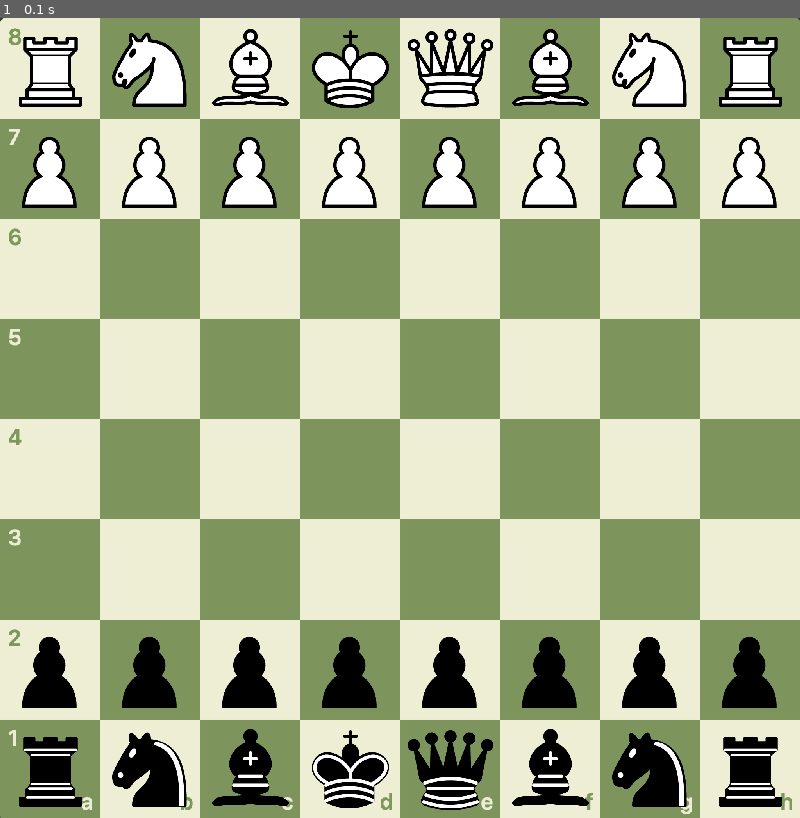
Above: before the commit, frame 1.
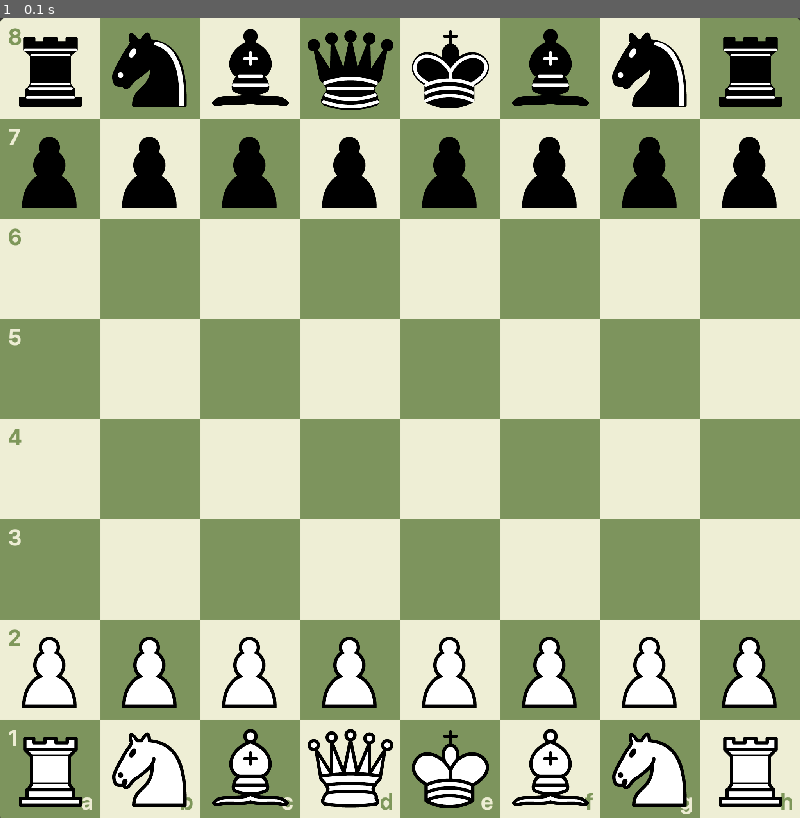
Above: after the commit, the same moment.

Repository: star14ms/Chess_AI
Game: pygame game, started from main.py
The game is run twice, just before and just after one commit, with the same random seed, the same clock (stepped at 60 frames per second) and the same inputs.
Inputs:
- Up to frame 1 (0.1 s): no input

The runs differ from the first frame. In frame 1, 11% of the frame differs, in the area x 2-98%, y 1-99%.

Commit message:
pygame 체스 보드 표현, BGM 추가

Diff:
--- a/main.py
+++ b/main.py
@@ -37,49 +37,51 @@
 img_pawn_w = pygame.image.load("img\pawn_w.png")
 img_pawn_w = pygame.transform.scale(img_pawn_w,(100,100))
 
+# 대전 BGM
+pygame.mixer.music.load("bgm\Gyakuten_Kenji_2_Showdown_Suite.wav")
+
 # 게임 창 띄우기
 screen = pygame.display.set_mode((800,800))
 pygame.display.set_caption("와! 체스!") # 창 제목
-quit = False
 
 # 보드 초기화 함수
 def do_init(): # 판에 말 세팅해놓는 함수
 
-    rook_w1 = Rook(board, 0, 0, False)
-    knight_w1 = Knight(board, 0, 1, False) # (1,0) 좌표에 백색 나이트 생성
-    bishop_ww = Bishop(board, 0, 2, False)
-    king_w = King(board, 0, 3, False)
-    queen_w = Queen(board, 0, 4, False)
-    bishop_wb = Bishop(board, 0, 5, False)
-    knight_w2 = Knight(board, 0, 6, False)
-    rook_w2 = Rook(board, 0, 7, False)
+    rook_b1 = Rook(board, 0, 0, True)
+    knight_b1 = Knight(board, 0, 1, True) #(1,0)좌표에 흑색 나이트 생성
+    bishop_bb = Bishop(board, 0, 2, True)
+    queen_b = Queen(board, 0, 3, True)
+    king_b = King(board, 0, 4, True)
+    bishop_bw = Bishop(board, 0, 5, True)
+    knight_b2 = Knight(board, 0, 6, True)
+    rook_b2 = Rook(board, 0, 7, True)
 
-    pawn_w1 = Pawn(board, 1, 0, False) #(0,1)좌표에 백색 폰 생성
-    pawn_w2 = Pawn(board, 1, 1, False)
-    pawn_w3 = Pawn(board, 1, 2, False)
-    pawn_w4 = Pawn(board, 1, 3, False)
-    pawn_w5 = Pawn(board, 1, 4, False)
-    pawn_w6 = Pawn(board, 1, 5, False)
-    pawn_w7 = Pawn(board, 1, 6, False)
-    pawn_w8 = Pawn(board, 1, 7, False)
+    pawn_b1 = Pawn(board, 1, 0, True) #(0,1)좌표에 흑색 폰 생성
+    pawn_b2 = Pawn(board, 1, 1, True)
+    pawn_b3 = Pawn(board, 1, 2, True)
+    pawn_b4 = Pawn(board, 1, 3, True)
+    pawn_b5 = Pawn(board, 1, 4, True)
+    pawn_b6 = Pawn(board, 1, 5, True)
+    pawn_b7 = Pawn(board, 1, 6, True)
+    pawn_b8 = Pawn(board, 1, 7, True)
 
-    pawn_b1 = Pawn(board, 6, 0, True) #(0,6)좌표에 흑색 폰 생성
-    pawn_b2 = Pawn(board, 6, 1, True)
-    pawn_b3 = Pawn(board, 6, 2, True)
-    pawn_b4 = Pawn(board, 6, 3, True)
-    pawn_b5 = Pawn(board, 6, 4, True)
-    pawn_b6 = Pawn(board, 6, 5, True)
-    pawn_b7 = Pawn(board, 6, 6, True)
-    pawn_b8 = Pawn(board, 6, 7, True)
+    pawn_w1 = Pawn(board, 6, 0, False)
+    pawn_w2 = Pawn(board, 6, 1, False)
+    pawn_w3 = Pawn(board, 6, 2, False)
+    pawn_w4 = Pawn(board, 6, 3, False)
+    pawn_w5 = Pawn(board, 6, 4, False)
+    pawn_w6 = Pawn(board, 6, 5, False)
+    pawn_w7 = Pawn(board, 6, 6, False)
+    pawn_w8 = Pawn(board, 6, 7, False)
 
-    rook_b1 = Rook(board, 7, 0, True)
-    knight_b1 = Knight(board, 7, 1, True)
-    bishop_bb = Bishop(board, 7, 2, True)
-    king_b = King(board, 7, 3, True)
-    queen_b = Queen(board, 7, 4, True)
-    bishop_bw = Bishop(board, 7, 5, True)
-    knight_b2 = Knight(board, 7, 6, True)
-    rook_b2 = Rook(board, 7, 7, True)
+    rook_w1 = Rook(board, 7, 0, False)
+    knight_w1 = Knight(board, 7, 1, False) # (1,7) 좌표에 백색 나이트 생성
+    bishop_ww = Bishop(board, 7, 2, False)
+    queen_w = Queen(board, 7, 3, False)
+    king_w = King(board, 7, 4, False)
+    bishop_wb = Bishop(board, 7, 5, False)
+    knight_w2 = Knight(board, 7, 6, False)
+    rook_w2 = Rook(board, 7, 7, False)
 
 def screen_blit_initialized_board(): # 판과 세팅된 말 이미지를 띄우는 함수
 
@@ -87,30 +89,32 @@
     screen.blit(img_board,(0,0))
 
     # 흑의 말들
-    screen.blit(img_rook_w,(0,0))
-    screen.blit(img_knight_w,(100,0))
-    screen.blit(img_bishop_w,(200,0))
-    screen.blit(img_king_w,(300,0))
-    screen.blit(img_queen_w,(400,0))
-    screen.blit(img_bishop_w,(500,0))
-    screen.blit(img_knight_w,(600,0))
-    screen.blit(img_rook_w,(700,0))
+    screen.blit(img_rook_b,(0,0))
+    screen.blit(img_knight_b,(100,0))
+    screen.blit(img_bishop_b,(200,0))
+    screen.blit(img_queen_b,(300,0))
+    screen.blit(img_king_b,(400,0))
+    screen.blit(img_bishop_b,(500,0))
+    screen.blit(img_knight_b,(600,0))
+    screen.blit(img_rook_b,(700,0))
 
     for x in range(0, 1000, 100):
-        screen.blit(img_pawn_w,(x,100))
+        screen.blit(img_pawn_b,(x,100))
 
     # 백의 말들
-    screen.blit(img_rook_b,(0,700))
-    screen.blit(img_knight_b,(100,700))
-    screen.blit(img_bishop_b,(200,700))
-    screen.blit(img_king_b,(300,700))
-    screen.blit(img_queen_b,(400,700))
-    screen.blit(img_bishop_b,(500,700))
-    screen.blit(img_knight_b,(600,700))
-    screen.blit(img_rook_b,(700,700))
+    screen.blit(img_rook_w,(0,700))
+    screen.blit(img_knight_w,(100,700))
+    screen.blit(img_bishop_w,(200,700))
+    screen.blit(img_queen_w,(300,700))
+    screen.blit(img_king_w,(400,700))
+    screen.blit(img_bishop_w,(500,700))
+    screen.blit(img_knight_w,(600,700))
+    screen.blit(img_rook_w,(700,700))
 
     for x in range(0, 1000, 100):
-        screen.blit(img_pawn_b,(x,600))
+        screen.blit(img_pawn_w,(x,600))
+
+quit = False
 
 while not quit:
 
@@ -122,6 +126,7 @@
     pygame.display.update()
 
     # print(board.board) # 보드 상태 출력
+    pygame.mixer.music.play(-1) # -1 : 반복 재생
     game_end = False
 
     # 게임 시작
Not shown, added: bgm/Gyakuten_Kenji_2_Showdown_Suite.wav
